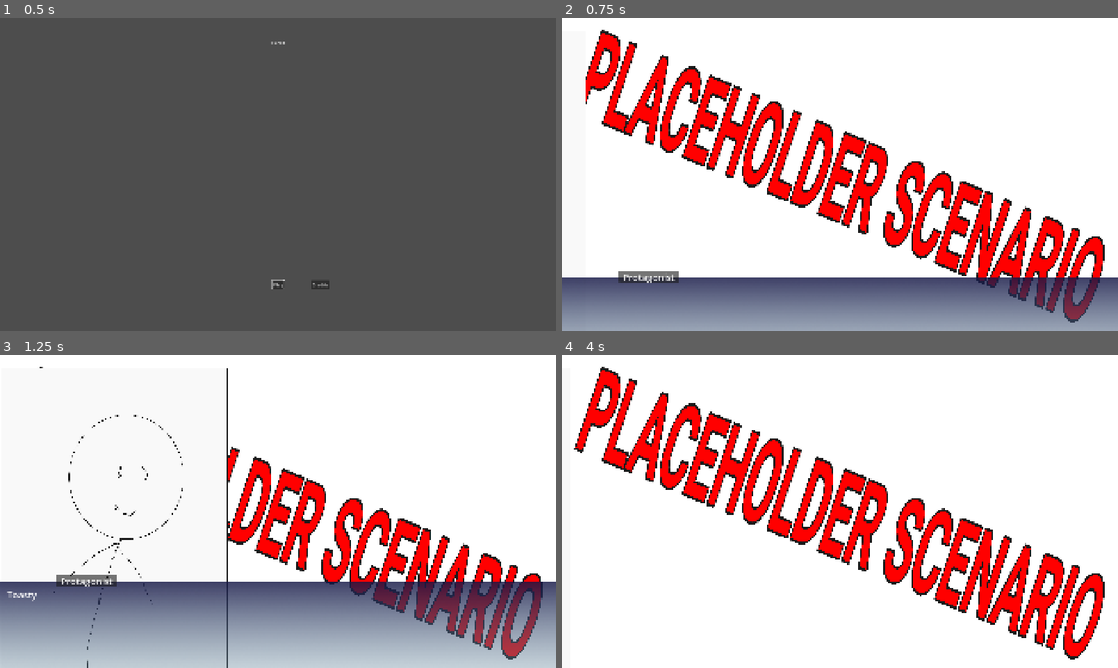
Above: before the commit, frames 1-4 (two rows, left to right).
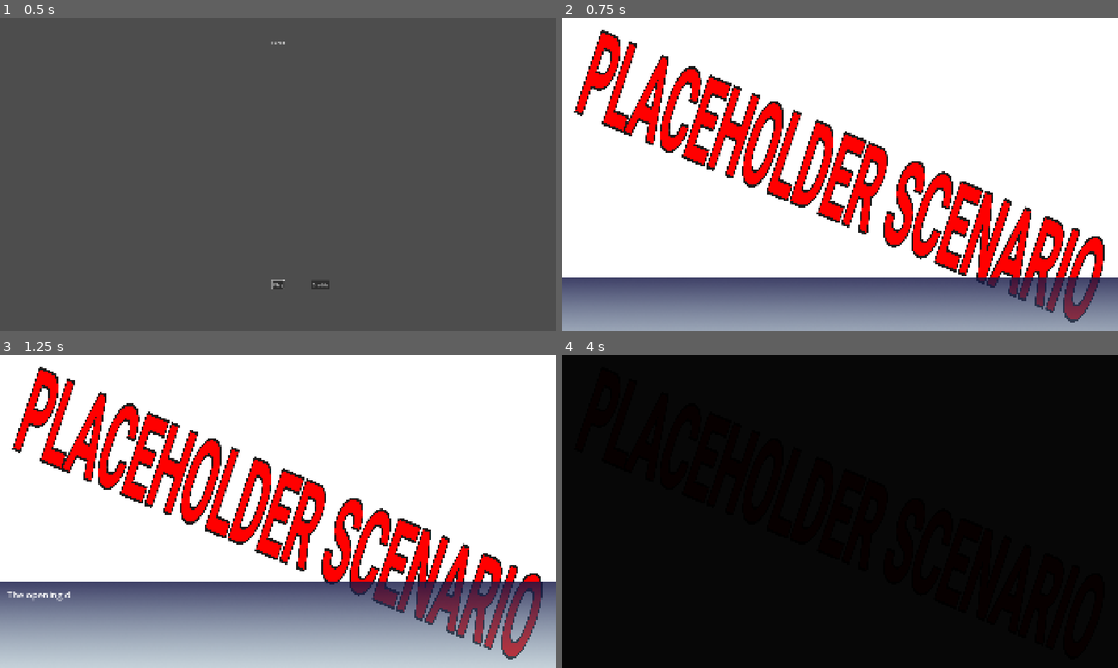
Above: after the commit, the same moments.

Repository: ricardobusta/globalgamejam2026
Game: Godot game, scene res://scenes/title.tscn
Two runs of this game, one before a commit and one after it. Both use one fixed random seed, a clock stepped at 60 frames per second and the inputs below.
Inputs (mouse positions are in pixels of both pictures, inside the frame that each line leads up to):
- Up to frame 1 (0.5 s): no input
- Up to frame 2 (0.75 s): click "Play" at 0.5 s
- Up to frame 3 (1.25 s): no input
- Up to frame 4 (4 s): tap Enter (ui_accept) at 1.25, 1.52, 1.55, 1.82, 3.05 s; move the mouse to (962, 495) at 1.27 s; click (962, 495) at 1.35 s; drag from (728, 527) to (812, 574) at 2.02 s; move the mouse to (895, 442) at 2.77 s; click (895, 442) at 2.85 s; drag from (812, 574) to (673, 464) at 3.52 s

Frame 1 is identical in both runs. In frame 2, 0.5% of the frame differs, in the area x 2-21%, y 20-85%; in frame 3, 7.5%; in frame 4, 100%, in the area x 0-100%, y 0-100%.

Commit message:
Add beginning of script, make text skippable

Diff:
--- a/furto/assets/ui/vn_canvas.tscn
+++ b/furto/assets/ui/vn_canvas.tscn
@@ -51,6 +51,7 @@
 grow_vertical = 2
 pivot_offset_ratio = Vector2(0.5, 0.5)
 theme = SubResource("Theme_7biu0")
+bbcode_enabled = true
 text = "Lorem ipsum dolor sit amet, consectetur adipiscing elit. Aenean finibus lacinia euismod. Vestibulum et lectus d …(259 unchanged characters)…
 
 [node name="NamePanel" type="Panel" parent="Root/TextPanel" unique_id=1092789760]
--- a/furto/code/vn/clickable_root.gd
+++ b/furto/code/vn/clickable_root.gd
@@ -43,11 +43,11 @@
 
 func _on_click() -> void:
 	print("clicou no gato")
-	await vn_controller.show_text("30 pão 1 real", null)
+	await vn_controller.show_text("30 pão 1 real")
 
 
 func on_item_used(item: InventoryItemRoot) -> void:
-	await vn_controller.show_text("Isto é uma coisa.", null)
+	await vn_controller.show_text("Isto é uma coisa.")
 	Utils.inventory_controller.active = null
 
 
--- a/furto/code/vn/gameplay_controller.gd
+++ b/furto/code/vn/gameplay_controller.gd
@@ -3,7 +3,6 @@
 class_name GameplayController
 
 @onready var vn_controller: VNController = $VNController
-@export var placeholder_location: String = "res://assets/locations/placeholder/placeholder_location.tscn"
 @export var placeholder_background_investigation_location: String = "res://assets/locations/placeholder_background_investigation/placeholder_background_investigation_location.tscn"
 var clicked: ClickableRoot = null
 
@@ -12,26 +11,64 @@
 
 
 func _ready() -> void:
+	await _act_1()
+	await _act_2()
+
+	#await vn_controller.set_location(placeholder_location, 0.0)
+	#await vn_controller.show_texts(["Toasty","massa"], protagonist)
+	#await vn_controller.show_text("Eae mano", fursuit_maker)
+	#
+	#while true:
+		#var result = await vn_controller.show_options(["Macaco", "Vibes", "Layout"])
+		#match result:
+			#0:
+				#await vn_controller.show_text("É, não, é?", protagonist)
+			#1:
+				#await vn_controller.show_text("Eae mano", fursuit_maker)
+			#2:
+				#await vn_controller.show_text("Design", null)
+		#if result == 2:
+			#break
+	#
+	#await vn_controller.show_text("E todos viveram felizes para sempre", null)
+	#await vn_controller.set_location(placeholder_background_investigation_location, 1.0)
+	#await vn_controller.show_text("a", null)
+	#await vn_controller.show_text("b", null)
+	# Something something with [color=#0000ff]color[/color]
+
+func _act_1() -> void:
 	var fursuit_maker:= vn_controller.load_character("res://assets/characters/fursuit_maker/fursuit_maker.tscn")
 	var protagonist:= vn_controller.load_character("res://assets/characters/protagonist/protagonist.tscn")
+	var placeholder_location:= "res://assets/locations/placeholder/placeholder_location.tscn"
 
 	await vn_controller.set_location(placeholder_location, 0.0)
-	await vn_controller.show_texts(["Toasty","massa"], protagonist)
-	await vn_controller.show_text("Eae mano", fursuit_maker)
 
-	while true:
-		var result = await vn_controller.show_options(["Macaco", "Vibes", "Layout"])
-		match result:
-			0:
-				await vn_controller.show_text("É, não, é?", protagonist)
-			1:
-				await vn_controller.show_text("Eae mano", fursuit_maker)
-			2:
-				await vn_controller.show_text("Design", null)
-		if result == 2:
-			break
+	await vn_controller.show_texts([
+		"The opening day.",
+		"Such a chaotic day for the staff.",
+		"But it’s worth it."
+		])
 
-	await vn_controller.show_text("E todos viveram felizes para sempre", null)
-	await vn_controller.set_location(placeholder_background_investigation_location, 1.0)
-	#await vn_controller.show_text("a", null)
-	#await vn_controller.show_text("b", null)
+	await vn_controller.set_location(placeholder_location, 1.0)
+
+	await vn_controller.show_texts([
+		"This ain’t my first rodeo as a furry conference volunteer, but it’s my first one here.",
+		"Wanted to help out a friend organizing, ended up being dragged here. At least my room was covered."
+		])
+
+	await vn_controller.set_location(placeholder_location, 1.0)
+
+	await vn_controller.show_texts([
+		"TIn just a couple hours, the opening ceremony will take place at the stage. Hundreds of furries from many different places coming together to have a good weekend.",
+		"That’s one of the reasons why i do this. You don’t get much recognition, but it’s nice seeing everyone smile and laugh, just like in my first cons.",
+		"In the meantime, gotta make sure everything is in order.",
+		"I check in with some of our guests of honor. We got a good cast this year, gotta admit.",
+		"Rocket Rangoon, WildPause...",
+		"And the two i don’t really know too much about.",
+		"[color=red]Alice Foxsnout[/color] and [color=#f00]Emma Panther[/color]."
+		])
+
+	vn_controller.unload_all_characters()
+
+func _act_2() -> void:
+	pass
--- a/furto/code/vn/vn_controller.gd
+++ b/furto/code/vn/vn_controller.gd
@@ -68,21 +68,30 @@
 		vn_root.vn_fade_panel.visible = false
 
 
-func show_text(text: String, character: CharacterRoot = null) -> void:
-	await show_texts([text], character)
+func show_text(text: String, options: Dictionary = {}) -> void:
+	await show_texts([text], options)
 
 
-func show_texts(texts: Array[String], character: CharacterRoot = null) -> void:
+func show_texts(texts: Array[String], options: Dictionary = {}) -> void:
+	var character: CharacterRoot = options.get("character", null)
+	var name_override: String = options.get("name_override", "")
+	var text_speed: float = 1.0 / options.get("text_speed", 1.0)
+
 	vn_root.vn_text_panel.visible = true
 	vn_root.vn_text_panel.position = Vector2(0, vn_text_panel_off_y)
 	vn_root.vn_text_label.visible_ratio = 0.0
 
-	if character != null:
+	if name_override.is_empty():
+		if character != null:
+			vn_root.vn_name_panel.visible = true
+			vn_root.vn_name_panel.position.x = character.get_on_position() - vn_root.vn_name_panel.size.x/2.0
+			vn_root.vn_name_label.text = character.char_name
+		else:
+			vn_root.vn_name_panel.visible = false
+	else:
 		vn_root.vn_name_panel.visible = true
-		vn_root.vn_name_panel.position.x = character.get_on_position() - vn_root.vn_name_panel.size.x/2.0
-		vn_root.vn_name_label.text = character.char_name
-	else:
-		vn_root.vn_name_panel.visible = false
+		vn_root.vn_name_panel.position.x = 1920/2.0 - vn_root.vn_name_panel.size.x/2.0
+		vn_root.vn_name_label.text = name_override
 
 	var tween := create_tween()
 	tween.tween_property(vn_root.vn_text_panel, "position:y", vn_text_panel_on_y, vn_text_animate_duration)\
@@ -100,10 +109,13 @@
 		tween = create_tween()
 		vn_root.vn_text_label.text = text
 		var text_duration = text.length() * vn_text_animate_text_duration_per_char
-		tween.tween_property(vn_root.vn_text_label, "visible_ratio", 1.0, text_duration)\
+		tween.tween_property(vn_root.vn_text_label, "visible_ratio", 1.0, text_duration * text_speed)\
 		.set_trans(Tween.TRANS_LINEAR).set_ease(Tween.EASE_IN_OUT)
-		await tween.finished
+		await wait_for_click_or_tween(tween)
+		vn_root.vn_text_label.visible_ratio = 1.0
+		await get_tree().process_frame
 		await wait_for_click()
+		await get_tree().process_frame
 
 	tween = create_tween()
 	tween.tween_property(vn_root.vn_text_panel, "position:y", vn_text_panel_off_y, vn_text_animate_duration)\
@@ -120,10 +132,22 @@
 	vn_root.vn_text_panel.visible = false
 
 
+func wait_for_click_or_tween(tween: Tween) -> void:
+	while true:
+		await get_tree().process_frame
+		if !tween.is_running():
+			return;
+		if Input.is_action_just_pressed("click"):
+			tween.kill()
+			return
+		if Input.is_action_just_pressed("ui_accept"):
+			tween.kill()
+			return
+
 func wait_for_click() -> void:
 	while true:
 		await get_tree().process_frame
-		if Input.is_mouse_button_pressed(MOUSE_BUTTON_LEFT):
+		if Input.is_action_just_pressed("click"):
 			return
 		if Input.is_action_just_pressed("ui_accept"):
 			return
--- a/furto/project.godot
+++ b/furto/project.godot
@@ -23,6 +23,14 @@
 window/size/window_height_override=506
 window/stretch/mode="canvas_items"
 
+[input]
+
+click={
+"deadzone": 0.2,
+"events": [Object(InputEventMouseButton,"resource_local_to_scene":false,"resource_name":"","device":-1,"window_id":0,"alt_pressed":false,"shift_pressed":false,"ctrl_pressed":false,"meta_pressed":false,"button_mask":0,"position":Vector2(0, 0),"global_position":Vector2(0, 0),"factor":1.0,"button_index":1,"canceled":false,"pressed":false,"double_click":false,"script":null)
+]
+}
+
 [physics]
 
 3d/physics_engine="Jolt Physics"
